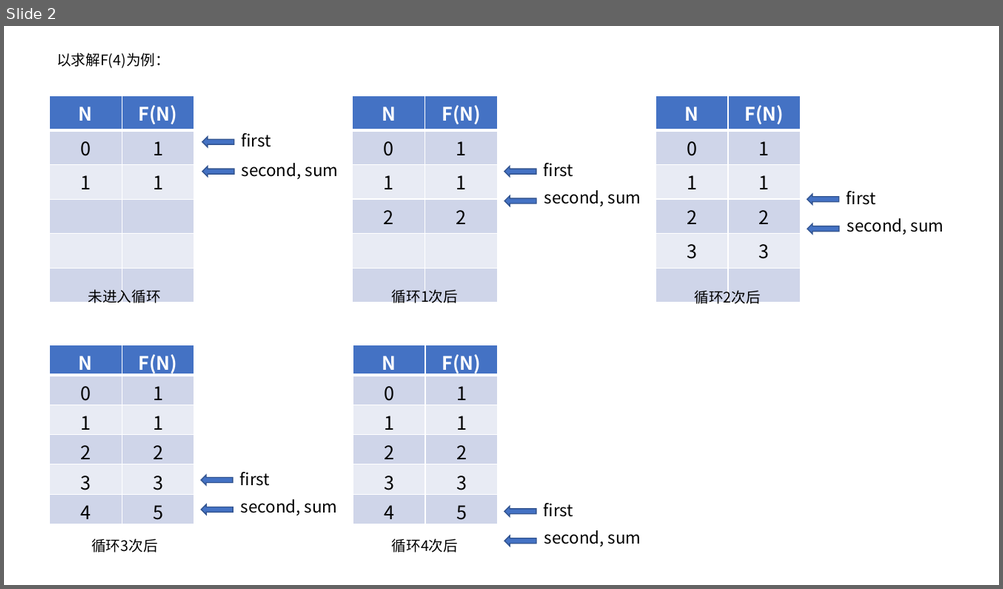
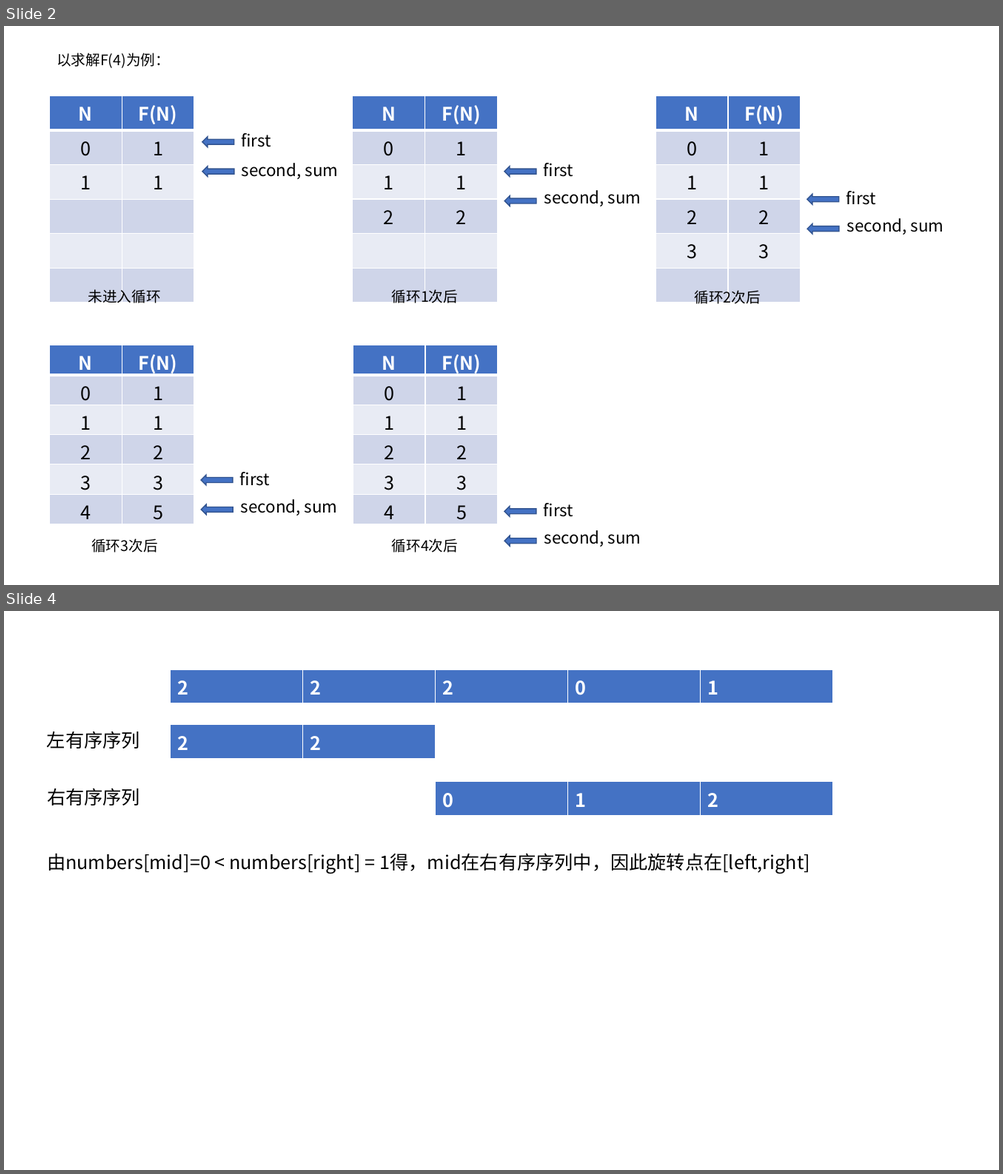
Before and after one commit to Abdullah-Hanafi/LeetCode_Solution, a slide deck: img/剑指Offer.pptx. Shown one above the other, each under a label of ours: slide 2 before the commit, slides 2 and 4 after it; the slides between them are not shown. The pictures are 1003x589 and 1003x1174 pixels, drawn with LibreOffice and Linux fonts; fonts in the diff are those of the drawing. Boxes give left, top, right and bottom in pixels: in the first picture for what was removed or moved away, otherwise in the second. Text is boxed around its words. In the diff, an @@ line names an element or a change of style, - is before the commit and + after.

```diff
--- a/img/剑指Offer.pptx
+++ b/img/剑指Offer.pptx
@@ slide 4 added at (x1=4, y1=611, x2=999, y2=1170), background #FFFFFF @@
@@ table added at (x1=170, y1=670, x2=834, y2=701), 1 rows, 5 columns @@
+2 | 2 | 2 | 0 | 1
@@ text added at (x1=47, y1=732, x2=140, y2=749), 18 pt, text #000000 @@
+左有序序列
@@ table added at (x1=170, y1=725, x2=435, y2=756), 1 rows, 2 columns @@
+2 | 2
@@ table added at (x1=435, y1=782, x2=834, y2=812), 1 rows, 3 columns @@
+0 | 1 | 2
@@ text added at (x1=47, y1=789, x2=140, y2=806), 18 pt, text #000000 @@
+右有序序列
@@ text added at (x1=47, y1=853, x2=810, y2=874), 18 pt, text #000000 @@
+由numbers[mid]=0 < numbers[right] = 1得，mid在右有序序列中，因此旋转点在[left,right]
```
Also in this commit, not shown: 1 other slide added, 2 other files.
